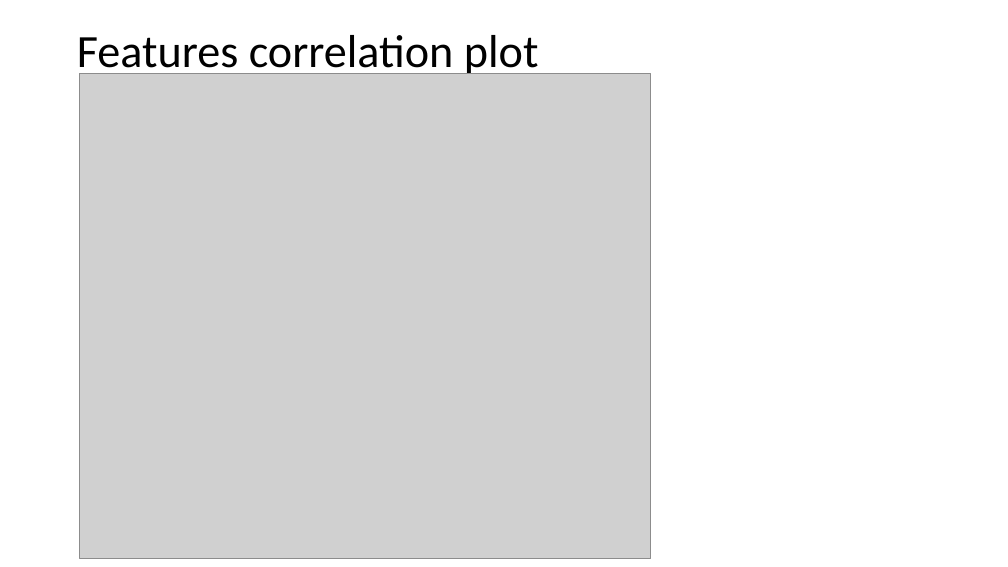
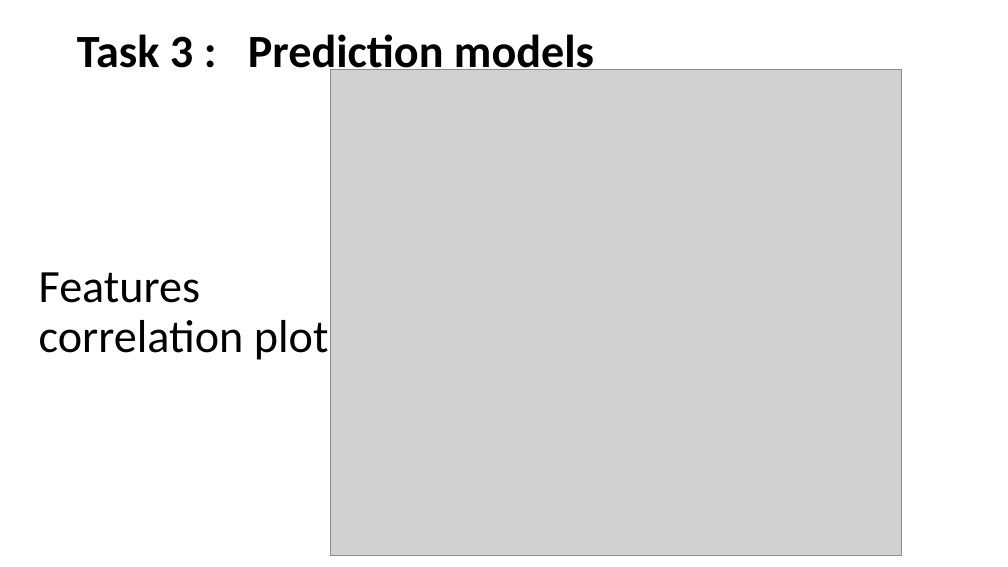
Before and after one commit to Rena-zhou/IFN702, a slide deck: slide 24 of Project presentation (presentation)- zhiying.pptx (slide 18 before the commit). Drawn at 1008x567 pixels with LibreOffice and Linux fonts; fonts in the diff are those of the drawing; grey boxes stand for pictures. Boxes give left, top, right and bottom in pixels: in the first picture for what was removed or moved away, otherwise in the second. Text is boxed around its words. In the diff, an @@ line names an element or a change of style, - is before the commit and + after.

```diff
--- a/Project presentation (presentation)- zhiying.pptx
+++ b/Project presentation (presentation)- zhiying.pptx
@@ title at bbox=[77, 34, 594, 78]: text changed; bold on @@
-Features correlation plot
+Task 3 : Prediction models
@@ picture: place and size @@
-picture at bbox=[80, 73, 651, 560]
+picture at bbox=[330, 70, 901, 556]
@@ text added at bbox=[39, 272, 329, 360], 44 pt, text #000000 @@
+Features correlation plot
```
Also in this commit, not shown: 9 other slides changed, 9 slides added, 2 slides removed.
